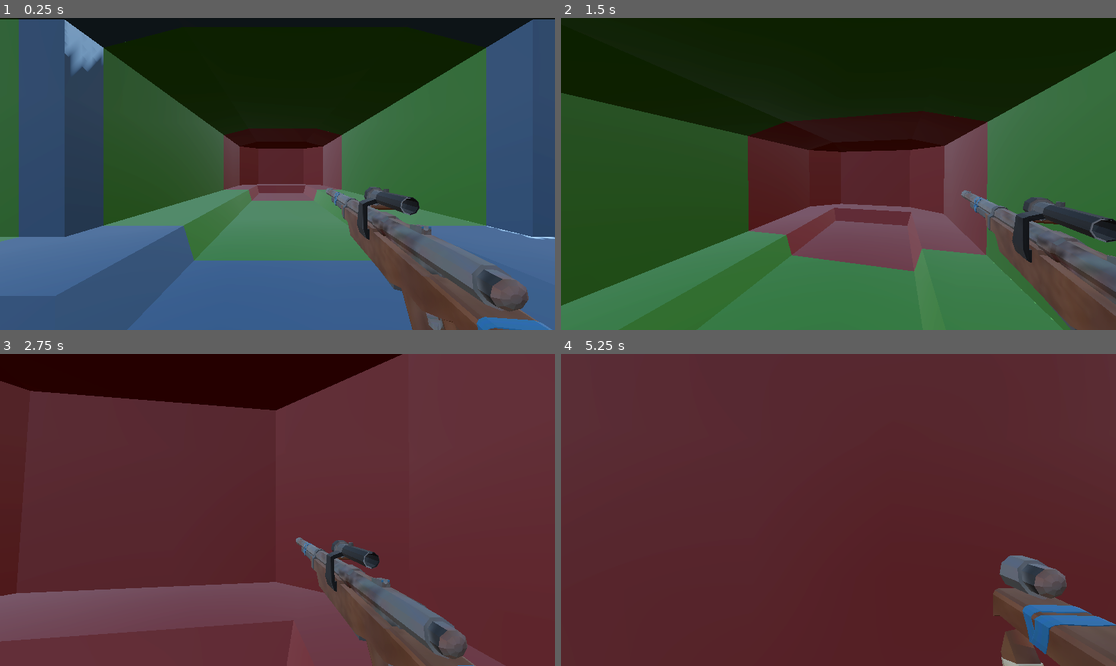
Above: before the commit, frames 1-4 (two rows, left to right).
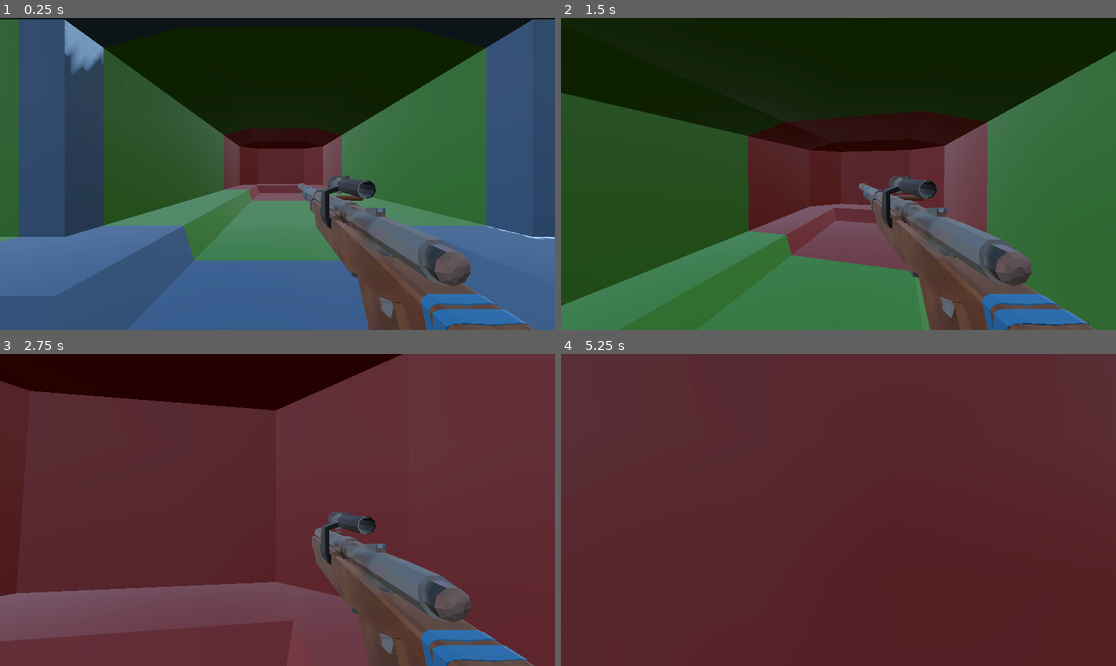
Above: after the commit, the same moments.

Repository: MikaelVV/tunnelsgame
Game: Godot game, scene res://Scenes/grind_map_test.tscn
Two runs of this game, one before a commit and one after it. Both use one fixed random seed, a clock stepped at 60 frames per second and the inputs below. This scene is started directly instead of the project's main scene.
Inputs (mouse positions are in pixels of both pictures, inside the frame that each line leads up to):
- Up to frame 1 (0.25 s): no input
- Up to frame 2 (1.5 s): tap Enter at 0.5 s; move the mouse to (866, 174) at 0.52 s; hold W (up) from 0.53 s (still down); tap 1 (next_weapon, bound only after the commit) at 0.6 s; tap Space (jump) at 0.77 s; tap 2 (previous_weapon, bound only after the commit) at 0.8, 1.35 s; move the mouse to (810, 174) at 1.27 s
- Up to frame 3 (2.75 s): keep holding W (up); tap Space (jump) at 1.52 s; click (249, 510) at 1.55 s; move the mouse to (288, 503) at 2.02 s; press the mouse at (288, 503) at 2.03 s; tap 1 (next_weapon, bound only after the commit) at 2.3 s
- Up to frame 4 (5.25 s): keep holding W (up); move the mouse to (832, 516) at 2.77 s; release the mouse at (832, 516) at 2.78 s; tap Shift (sprint) at 2.85 s; tap Space (jump) at 3.02, 3.77, 4.52 s; tap 2 (previous_weapon, bound only after the commit) at 3.05, 4.35 s; move the mouse to (877, 513) at 3.52 s; press the mouse at (877, 513) at 3.53 s; tap 1 (next_weapon, bound only after the commit) at 3.6, 4.55 s; move the mouse to (794, 506) at 4.27 s; release the mouse at (794, 506) at 4.28 s; move the mouse to (844, 510) at 5.02 s; press the mouse at (844, 510) at 5.03 s

The runs differ from the first frame. In frame 1, 8.8% of the frame differs, in the area x 53-100%, y 50-100%; in frame 2, 15%; in frame 3, 7.5%; in frame 4, 4.2%.
Error after the commit: Invalid access of index '2' on a base object of type: 'Array'. (res://Scripts/HandController.gd:28)

Commit message:
Weapons & HandSlots

Diff:
--- /dev/null
+++ b/Scenes/Guns/Pistol.tscn
@@ -0,0 +1,9 @@
+[gd_scene format=3 uid="uid://cx7l1lg5byq56"]
+
+[ext_resource type="PackedScene" uid="uid://bdhopr8kck4jv" path="res://Guns Assets/pistol proto.glb" id="1_3sv80"]
+
+[node name="Pistol" type="Node3D" unique_id=1548776254]
+
+[node name="Model" type="Node3D" parent="." unique_id=126089839]
+
+[node name="pistol proto" parent="Model" unique_id=782172805 instance=ExtResource("1_3sv80")]
--- /dev/null
+++ b/Scenes/Guns/Scav_Bolt_Rifle.tscn
@@ -0,0 +1,22 @@
+[gd_scene format=3 uid="uid://dxt5ibfn1xk4p"]
+
+[ext_resource type="PackedScene" uid="uid://bptghv5tgautt" path="res://Guns Assets/Sacv Bolt Rifle.glb" id="1_a1yns"]
+[ext_resource type="Script" uid="uid://c6lfoj2le3kki" path="res://Scripts/GunController.gd" id="1_qg4wr"]
+
+[node name="ScavBoltRifle" type="Node3D" unique_id=1118123335]
+script = ExtResource("1_qg4wr")
+
+[node name="Model" type="Node3D" parent="." unique_id=1911164102]
+
+[node name="Sacv Bolt Rifle" parent="Model" unique_id=1942739509 instance=ExtResource("1_a1yns")]
+transform = Transform3D(-4.371139e-08, 0, -1, 0, 1, 0, 1, 0, -4.371139e-08, 0, 0, 0)
+
+[node name="WeaponAudio" type="AudioStreamPlayer" parent="." unique_id=929240569]
+
+[node name="RayCast3D" type="RayCast3D" parent="." unique_id=853576214]
+transform = Transform3D(1, 0, 0, 0, 1, 0, 0, 0, 1, 2.514425, 0.21221012, 0)
+target_position = Vector3(100, 0, 0)
+
+[node name="WeaponSwitchAnim" type="AnimationPlayer" parent="." unique_id=456930001]
+
+[connection signal="animation_finished" from="WeaponSwitchAnim" to="." method="_on_weapon_switch_anim_animation_finished"]
--- a/Scenes/MainMenu.tscn
+++ b/Scenes/MainMenu.tscn
@@ -1,38 +1,38 @@
-[gd_scene load_steps=2 format=3 uid="uid://lvocmehlbftg"]
+[gd_scene format=3 uid="uid://lvocmehlbftg"]
 
 [ext_resource type="Script" uid="uid://c1wlco3fulwxt" path="res://Scripts/MainMenu.gd" id="1_tt5f1"]
 
-[node name="MainMenu" type="Node2D"]
+[node name="MainMenu" type="Node2D" unique_id=1300634078]
 script = ExtResource("1_tt5f1")
 
-[node name="Control" type="Control" parent="."]
+[node name="Control" type="Control" parent="." unique_id=717574659]
 layout_mode = 3
 anchors_preset = 0
 offset_right = 40.0
 offset_bottom = 40.0
 
-[node name="StartButton" type="Button" parent="Control"]
+[node name="StartButton" type="Button" parent="Control" unique_id=530265219]
 layout_mode = 0
-offset_left = 405.0
+offset_left = 150.0
 offset_top = 125.0
-offset_right = 723.0
-offset_bottom = 214.0
+offset_right = 468.0005
+offset_bottom = 214.00006
 text = "Start Game"
 
-[node name="SettingsButton" type="Button" parent="Control"]
+[node name="SettingsButton" type="Button" parent="Control" unique_id=497133311]
 layout_mode = 0
-offset_left = 408.0
+offset_left = 150.0
 offset_top = 248.0
-offset_right = 724.0
-offset_bottom = 338.0
+offset_right = 466.0005
+offset_bottom = 338.00006
 text = "Options"
 
-[node name="QuitButton" type="Button" parent="Control"]
+[node name="QuitButton" type="Button" parent="Control" unique_id=1356871061]
 layout_mode = 0
-offset_left = 409.0
+offset_left = 150.0
 offset_top = 366.0
-offset_right = 725.0
-offset_bottom = 464.0
+offset_right = 466.0005
+offset_bottom = 464.00006
 text = "Quit Game"
 
 [connection signal="pressed" from="Control/StartButton" to="." method="_on_start_button_pressed"]
--- a/Scenes/grind_map_test.tscn
+++ b/Scenes/grind_map_test.tscn
@@ -1,10 +1,8 @@
-[gd_scene load_steps=9 format=3 uid="uid://6lg1cap6lwkl"]
+[gd_scene format=3 uid="uid://6lg1cap6lwkl"]
 
 [ext_resource type="MeshLibrary" uid="uid://ycmrfhpck4kr" path="res://meshlibary_4_test.tres" id="1_pxcy6"]
 [ext_resource type="PackedScene" uid="uid://bds02p0xaovdx" path="res://Scenes/player.tscn" id="2_4a3xk"]
-[ext_resource type="PackedScene" uid="uid://bptghv5tgautt" path="res://Guns Assets/Sacv Bolt Rifle.glb" id="3_4a3xk"]
 [ext_resource type="PackedScene" uid="uid://c0amvwo43vim1" path="res://Scenes/pause_menu.tscn" id="4_maub5"]
-[ext_resource type="Script" uid="uid://dra3xfri63lr8" path="res://Scripts/PauseMenu.gd" id="5_cyevc"]
 
 [sub_resource type="ProceduralSkyMaterial" id="ProceduralSkyMaterial_mo0dc"]
 sky_horizon_color = Color(0.66224277, 0.6717428, 0.6867428, 1)
@@ -19,33 +17,29 @@
 tonemap_mode = 2
 glow_enabled = true
 
-[node name="Grind Map Test" type="Node3D"]
+[node name="Grind Map Test" type="Node3D" unique_id=1681114583]
 
-[node name="DirectionalLight3D" type="DirectionalLight3D" parent="."]
+[node name="DirectionalLight3D" type="DirectionalLight3D" parent="." unique_id=1867113784]
 transform = Transform3D(-0.8660254, -0.43301278, 0.25, 0, 0.49999997, 0.86602545, -0.50000006, 0.75, -0.43301266, 0, 0, 0)
 shadow_enabled = true
 
-[node name="WorldEnvironment" type="WorldEnvironment" parent="."]
+[node name="WorldEnvironment" type="WorldEnvironment" parent="." unique_id=1914201221]
 environment = SubResource("Environment_1ww6l")
 
-[node name="GridMap" type="GridMap" parent="."]
+[node name="GridMap" type="GridMap" parent="." unique_id=1793878160]
 mesh_library = ExtResource("1_pxcy6")
 cell_scale = 1.006
 data = {
 "cells": PackedInt32Array(2, 2, 1, 65535, 2, 1, 65535, 5, 0, 2, 8, 1441792, 5, 8, 1048576, 8, 5, 0, 5, 2, 1441792, 6553 …(417 unchanged characters)…
 }
 
-[node name="Player" parent="." instance=ExtResource("2_4a3xk")]
+[node name="Player" parent="." unique_id=1393582432 instance=ExtResource("2_4a3xk")]
 transform = Transform3D(0.805, 0, 0, 0, 0.805, 0, 0, 0, 0.805, -1.2919387, 0.44462347, 4.667016)
 
-[node name="Sacv Bolt Rifle" parent="Player" instance=ExtResource("3_4a3xk")]
-transform = Transform3D(0.6313798, 0, -0.067709096, 0, 0.635, 0, 0.067709096, 0, 0.6313798, 0.60744935, 0.17433834, -1.1318703)
+[node name="CanvasLayer" type="CanvasLayer" parent="." unique_id=338766555]
 
-[node name="CanvasLayer" type="CanvasLayer" parent="."]
-
-[node name="PauseMenu" parent="CanvasLayer" instance=ExtResource("4_maub5")]
+[node name="PauseMenu" parent="CanvasLayer" unique_id=502400862 instance=ExtResource("4_maub5")]
 offset_left = 7.0
 offset_top = 3.0
 offset_right = 7.0
 offset_bottom = 3.0
-script = ExtResource("5_cyevc")
--- a/Scenes/player.tscn
+++ b/Scenes/player.tscn
@@ -1,6 +1,8 @@
 [gd_scene format=3 uid="uid://bds02p0xaovdx"]
 
 [ext_resource type="Script" uid="uid://em571n5q0uyi" path="res://Scripts/PlayerController.gd" id="1_v0iea"]
+[ext_resource type="Script" uid="uid://p7vu4axbymmh" path="res://Scripts/HandController.gd" id="2_6t5aa"]
+[ext_resource type="PackedScene" uid="uid://dxt5ibfn1xk4p" path="res://Scenes/Guns/Scav_Bolt_Rifle.tscn" id="2_cvnsp"]
 
 [sub_resource type="CapsuleMesh" id="CapsuleMesh_rmglt"]
 
@@ -20,3 +22,10 @@
 transform = Transform3D(1, 0, 0, 0, 1, 0, 0, 0, 1, 0, 0.55452204, 0)
 
 [node name="Camera3D" type="Camera3D" parent="HeadPivot" unique_id=1607877256]
+
+[node name="HandSlot" type="Node3D" parent="HeadPivot/Camera3D" unique_id=2115085269]
+script = ExtResource("2_6t5aa")
+
+[node name="ScavBoltRifle" parent="HeadPivot/Camera3D/HandSlot" unique_id=1118123335 instance=ExtResource("2_cvnsp")]
+transform = Transform3D(-4.371139e-08, 0, 1, 0, 1, 0, -1, 0, -4.371139e-08, 0.5, -0.5, -1.75)
+visible = false
--- /dev/null
+++ b/Scripts/GunController.gd
@@ -0,0 +1,29 @@
+extends Node3D
+
+@export var damage = 50.0
+@onready var switch_anim = $WeaponSwitchAnim
+@onready var raycast = $RayCast3D
+@onready var weapon_audio = $WeaponAudio
+
+var shooting = false
+
+
+# Called when the node enters the scene tree for the first time.
+func _ready() -> void:
+	pass # Replace with function body.
+
+
+# Called every frame. 'delta' is the elapsed time since the previous frame.
+func _process(delta: float) -> void:
+	if Input.is_action_pressed("primary_fire") and shooting:
+		shooting = false
+		if raycast.is_colliding():
+				if raycast.get_collider().is_in_group("enemy"):
+					raycast.get_collider().hp -= damage
+
+
+
+
+
+func _on_weapon_switch_anim_animation_finished(anim_name: StringName) -> void:
+	pass # Replace with function body.
--- /dev/null
+++ b/Scripts/HandController.gd
@@ -0,0 +1,28 @@
+extends Node3D
+
+var weapons = []
+var current_weapon = 0
+
+# Called when the node enters the scene tree for the first time.
+func _ready() -> void:
+	for i in self.get_children():
+		weapons.append(i)
+		i.visible = false
+	weapons[current_weapon].visible = true
+
+
+# Called every frame. 'delta' is the elapsed time since the previous frame.
+func _process(delta: float) -> void:
+	if Input.is_action_just_pressed("next_weapon"):
+		switch_weapons(1)
+	elif Input.is_action_just_pressed("previous_weapon"):
+		switch_weapons(-1)
+
+func switch_weapons(direction):
+	current_weapon += direction
+	if (current_weapon < 0):
+		current_weapon += weapons.size()
+	elif current_weapon >= weapons.size():
+		current_weapon += weapons.size()
+
+	weapons[current_weapon].visible = true
--- a/Scripts/PlayerController.gd
+++ b/Scripts/PlayerController.gd
@@ -1,5 +1,6 @@
 extends CharacterBody3D
 
+@export var health = 100.0
 var speed
 const WALK_SPEED = 5.0
 const SPRINT_SPEED = 8.0
--- a/project.godot
+++ b/project.godot
@@ -60,6 +60,21 @@
 "events": [Object(InputEventKey,"resource_local_to_scene":false,"resource_name":"","device":-1,"window_id":0,"alt_press …(195 unchanged characters)…
 ]
 }
+primary_fire={
+"deadzone": 0.2,
+"events": [Object(InputEventMouseButton,"resource_local_to_scene":false,"resource_name":"","device":-1,"window_id":0,"alt_pressed":false,"shift_pressed":false,"ctrl_pressed":false,"meta_pressed":false,"button_mask":1,"position":Vector2(117, 12),"global_position":Vector2(126, 60),"factor":1.0,"button_index":1,"canceled":false,"pressed":true,"double_click":false,"script":null)
+]
+}
+next_weapon={
+"deadzone": 0.2,
+"events": [Object(InputEventKey,"resource_local_to_scene":false,"resource_name":"","device":-1,"window_id":0,"alt_pressed":false,"shift_pressed":false,"ctrl_pressed":false,"meta_pressed":false,"pressed":false,"keycode":0,"physical_keycode":49,"key_label":0,"unicode":49,"location":0,"echo":false,"script":null)
+]
+}
+previous_weapon={
+"deadzone": 0.2,
+"events": [Object(InputEventKey,"resource_local_to_scene":false,"resource_name":"","device":-1,"window_id":0,"alt_pressed":false,"shift_pressed":false,"ctrl_pressed":false,"meta_pressed":false,"pressed":false,"keycode":0,"physical_keycode":50,"key_label":0,"unicode":50,"location":0,"echo":false,"script":null)
+]
+}
 
 [physics]
 
Not shown, added: Scripts/GunController.gd.uid
Not shown, added: Scripts/HandController.gd.uid
